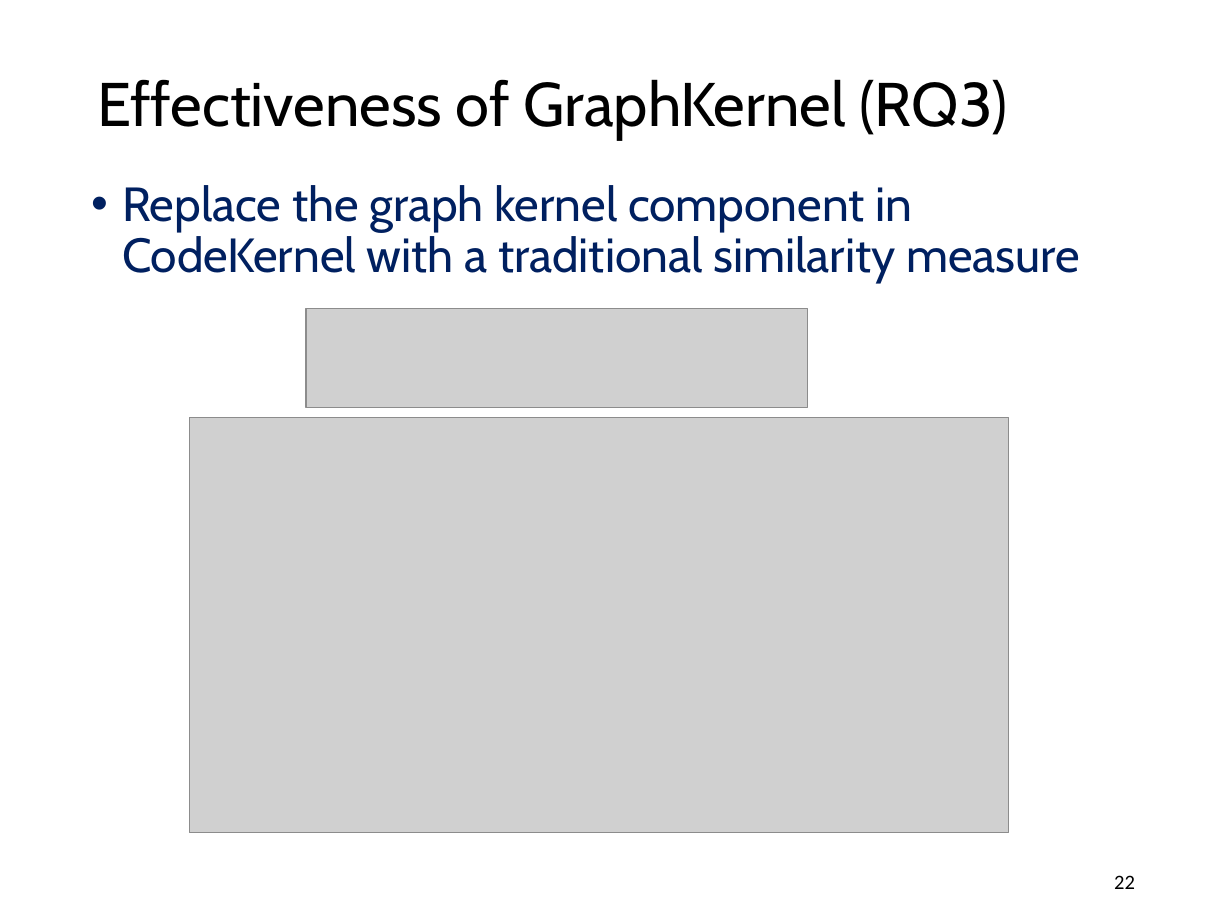
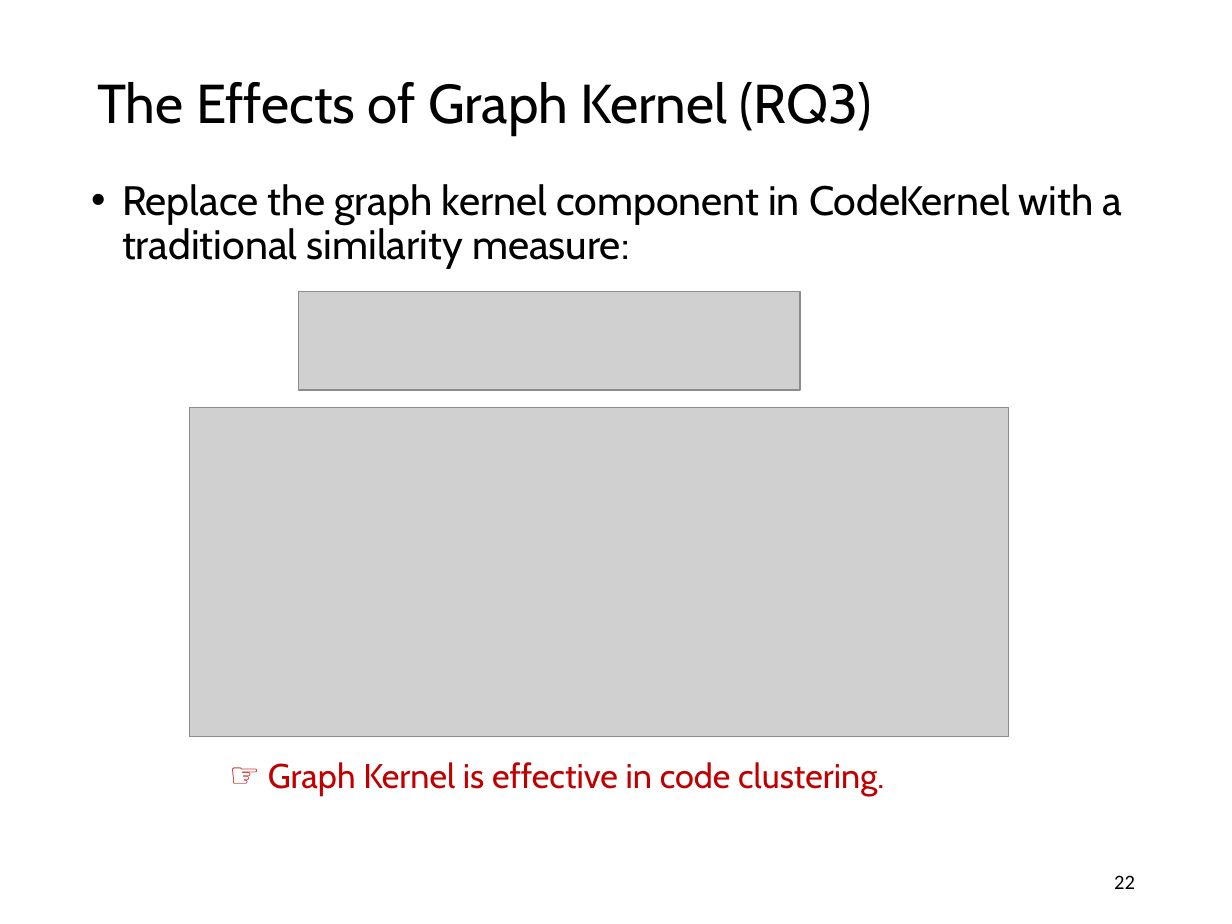
Before and after one commit to guxd/guxd.github.io, a slide deck: slide 22 of papers/slides/codekernel.pptx. Drawn at 1232x924 pixels with LibreOffice and Linux fonts; fonts in the diff are those of the drawing; grey boxes stand for pictures. Boxes give left, top, right and bottom in pixels: in the first picture for what was removed or moved away, otherwise in the second. Text is boxed around its words. In the diff, an @@ line names an element or a change of style, - is before the commit and + after.

Commit message:
update code kernel slides

```diff
--- a/papers/slides/codekernel.pptx
+++ b/papers/slides/codekernel.pptx
@@ title at box(97, 82, 872, 136): text changed; size 36 to 32 pt @@
-Effectiveness of GraphKernel (RQ3)
+The Effects of Graph Kernel (RQ3)
@@ text at box(122, 184, 1123, 269): text changed; size 28 to 24 pt; text colour #002060 to #000000 @@
-• Replace the graph kernel component in CodeKernel with a traditional similarity measure
+• Replace the graph kernel component in CodeKernel with a traditional similarity measure:
@@ picture: place and size @@
-picture at box(306, 308, 807, 407)
+picture at box(298, 291, 800, 389)
@@ picture: place and size @@
-picture at box(190, 418, 1009, 833)
+picture at box(190, 408, 1009, 737)
@@ text added at box(268, 762, 884, 797), 20 pt, text #C00000 @@
+☞ Graph Kernel is effective in code clustering.
```
Also in this commit, not shown: 20 other slides changed, 2 slides added, 2 slides removed.
